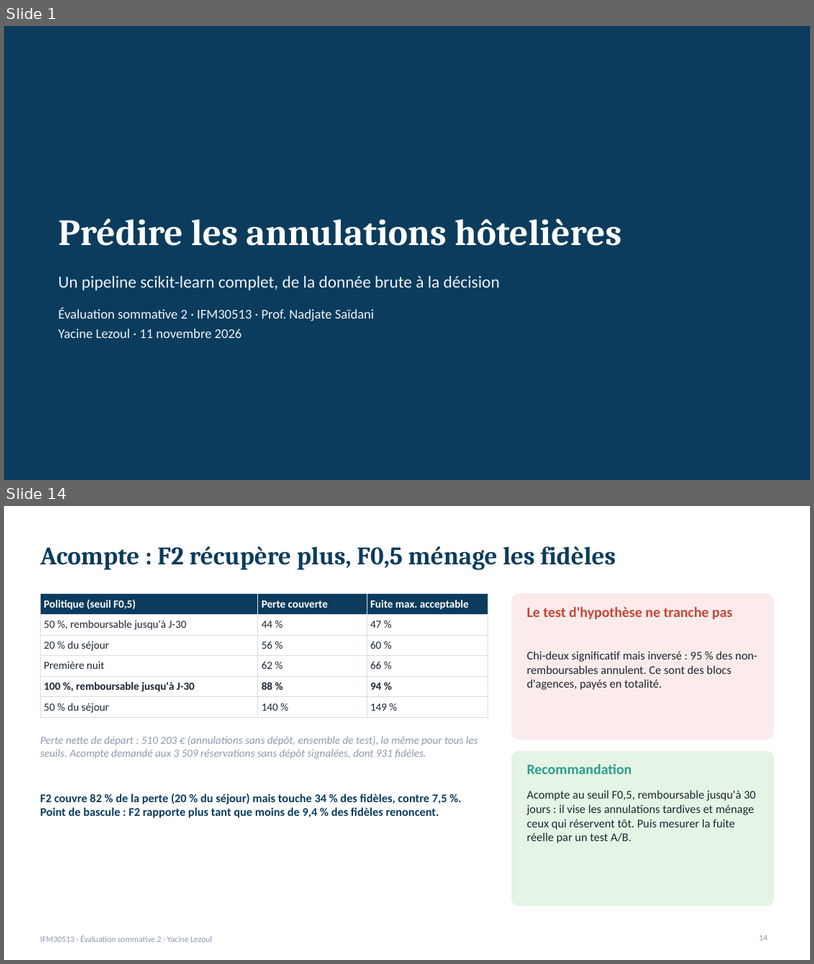
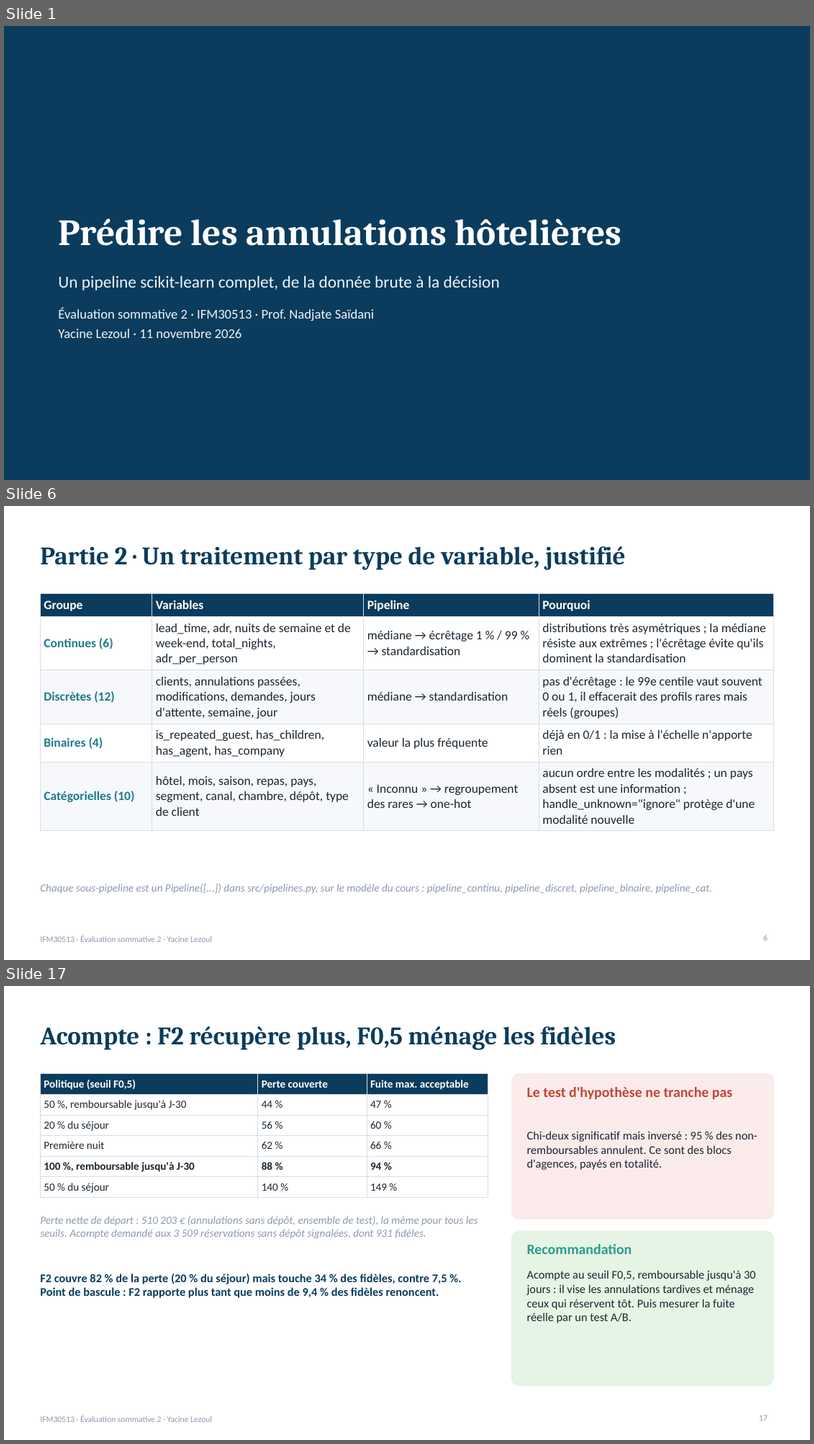
Before and after one commit to lezoul/hotel-cancellation-pipeline, a slide deck: reports/presentation_annulations.pptx. Shown one above the other, each under a label of ours: slides 1 and 14 before the commit, slides 1, 6 and 17 after it; the slides between them are not shown. The pictures are 814x964 and 814x1444 pixels, drawn with LibreOffice and Linux fonts; fonts in the diff are those of the drawing. Boxes give left, top, right and bottom in pixels: in the first picture for what was removed or moved away, otherwise in the second. Text is boxed around its words. In the diff, an @@ line names an element or a change of style, - is before the commit and + after.

```diff
--- a/reports/presentation_annulations.pptx
+++ b/reports/presentation_annulations.pptx
@@ slide 6 added at (4,506,810,960), background #FFFFFF; not listed: 1 template element that a slide beside it also shows @@
@@ title added at (40,546,625,569), 30 pt, text #0B3C5D, bold @@
+Partie 2 · Un traitement par type de variable, justifié
@@ table added at (40,594,774,826), 5 rows, 4 columns @@
+Groupe | Variables | Pipeline | Pourquoi
+Continues (6) | lead_time, adr, nuits de semaine et de week-end, total_nights, adr_per_person | médiane → écrêtage 1 % / 99 % → standardisation | distributions très asymétriques ; la médiane résiste aux extrêmes ; l'écrêtage évite qu'ils dominent la standardisation
+Discrètes (12) | clients, annulations passées, modifications, demandes, jours d'attente, semaine, jour | médiane → standardisation | pas d'écrêtage : le 99e centile vaut souvent 0 ou 1, il effacerait des profils rares mais réels (groupes)
+Binaires (4) | is_repeated_guest, has_children, has_agent, has_company | valeur la plus fréquente | déjà en 0/1 : la mise à l'échelle n'apporte rien
+Catégorielles (10) | hôtel, mois, saison, repas, pays, segment, canal, chambre, dépôt, type de client | « Inconnu » → regroupement des rares → one-hot | aucun ordre entre les modalités ; un pays absent est une information ; handle_unknown="ignore" protège d'une modalité nouvelle
@@ text added at (40,883,713,893), 13 pt, text #8D99AE, italic @@
+Chaque sous-pipeline est un Pipeline([...]) dans src/pipelines.py, sur le modèle du cours : pipeline_continu, pipeline_discret, pipeline_binaire, pipeline_cat.
@@ page number added at (764,934,768,940), 10 pt, text #8D99AE @@
+6
@@ what was slide 14 is now slide 17 @@
@@ page number at (759,1414,768,1420): text changed @@
-14
+17
```
Also in this commit, not shown: 7 slides changed, 8 other slides added, 6 slides removed, 1 other file.
